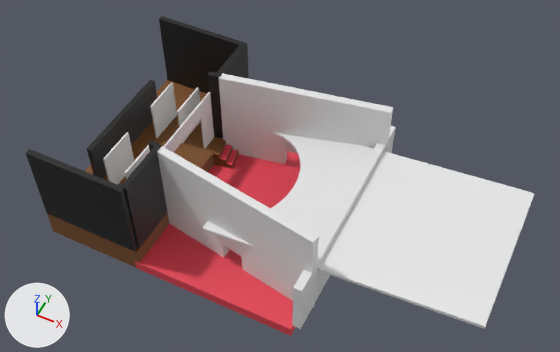
What one commit did to the Blender file BlenderProjects/Level.blend.
Camera for both pictures: a 50 mm camera at (45.3, -77.7, 107.4) aimed at (6.2, 0.5, 9.6). Every picture has the same lights, and +X, +Y and +Z are marked at lower left.

In view in the first picture: 'Cube', 'Cube.001', 'Cube.002', 'Cube.003', 'Floor', 'Portal 1.002', 'Stage Floor', 'Stage Wall', 'Stage Wall back.001', 'stage Wall', 'stage Wall.002', 'stage Wall.003'.
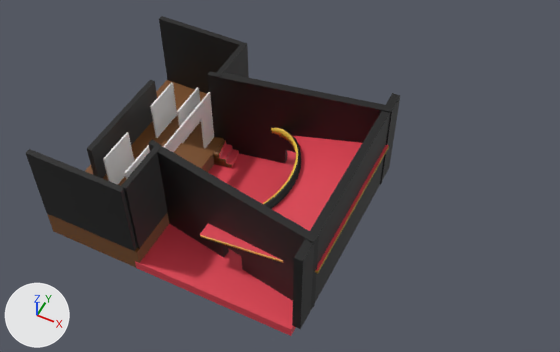
Changed parts and their boxes (x1, y1, x2, y2) in the pictures (560 x 352 px):
'Cube.002', reshaped, moved, turned, rescaled: before (203, 132, 534, 329); after (200, 128, 389, 274)
'Cube.001', recoloured: (157, 146, 319, 309) in both
'Cube', recoloured, moved (white to black): before (219, 73, 393, 164); after (219, 73, 394, 184)
'Cube.003', recoloured, mesh rescaled (grey to black, 16% taller): before (292, 126, 395, 329); after (292, 93, 400, 329)
part 1 of me_cube_017, built on: after (263, 128, 301, 209)
part 2 of me_cube_017, recoloured: before (203, 196, 534, 329); after (200, 146, 389, 274)
part 3 of me_cube_017, recoloured (white to red): before (203, 132, 534, 326); after (200, 135, 389, 271)

Edits to the bpy script that builds the scene:
```text
Add mat_gold:
    mat_gold = principled_material('Gold')
    mat_gold.base_color = (0.8, 0.511, 0.0514)  # yellow #e7bd40
Change me_cube_003:
    where me_cube_003.from_pydata(...)  # 40 vertices, 38 faces; spans x -19.1..11.3, y -1.0..1.0, z -1.0..17.3
    add me_cube_003.materials.append(mat_blackedout)  # black #121212
Change me_cube_004:
    where me_cube_004.from_pydata(...)  # 40 vertices, 38 faces; spans x -19.0..11.3, y -1.0..1.0, z -1.0..17.3
    add me_cube_004.materials.append(mat_blackedout)  # black #121212
Change me_cube_017:
    used by ob_cube_002; location = (22.5, 0.0, 9.5); rotation_euler = (0.0, -0.0881, 0.0), in degrees (0, -5, 0); scale = (23.2, 13.8, 0.3)
    remove me_cube_017.from_pydata(...)  # 46 vertices, 25 faces; spans x -1.0..1.0, y -1.0..1.0, z -1.0..1.0
    add me_cube_017.from_pydata(...)  # 162 vertices, 141 faces; spans x -1.01..-0.09, y -1.0..1.0, z -1.0..6.34
    me_cube_017 part 1: 4 vertices moved from x 1.0, y -1.0..1.0, z -1.0..1.0 to x -0.09, y -1.0..1.0, z -1.0..1.0; 116 vertices added at x -1.01..-0.58, y -0.79..0.79, z -0.88..6.34
    me_cube_017 part 2: 5 faces spanning x -1.0..-0.09, y -1.0..1.0, z -1.0..1.0 switch from no material to mat_gold (yellow #e7bd40)
    me_cube_017 part 3: 1 face spanning x -1.0..-0.09, y -1.0..1.0, z 1.0 switches from no material to mat_material_001 (red #e74354)
    add me_cube_017.materials.append(mat_blackedout)  # black #121212
    add me_cube_017.materials.append(mat_material_001)  # red #e74354
Change me_cube_018:
    where me_cube_018.from_pydata(...)  # 8 vertices, 6 faces; spans x -1.0..1.0, y -1.0..1.0, z -1.0..1.0
    used by ob_cube_003; location = (19.0, 0.0, 5.3); scale = (0.714, 19.2, 5.36)
    me_cube_018 part 4: the whole mesh is scaled about its middle by (1, 1, 1.7), then moved by (0.0, 0.0, 0.7)
    add me_cube_018.materials.append(mat_blackedout)  # black #121212
Change ob_cube:
    ob_cube.location: (8.7, 13.1, 1.0) -> (8.6, 13.4, 1.0)
Change ob_cube_002:
    ob_cube_002.location: (22.5, 0.0, 9.5) -> (22.3, 0.0, 10.4)
    ob_cube_002.rotation_euler: (0.0, -0.0881, 0.0) -> (0.0, -0.148, 0.0)  # degrees (0, -5, 0) -> degrees (0, -8.5, 0)
    ob_cube_002.scale: (23.2, 13.8, 0.3) -> (23.2, 14.8, 0.3)
```
